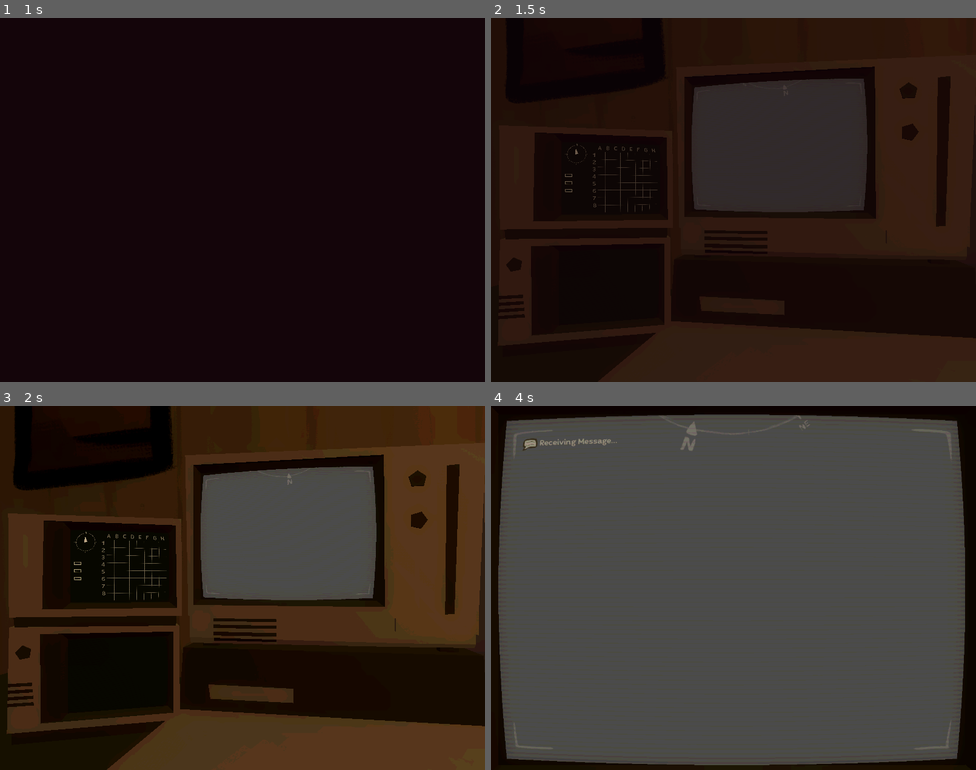
Above: before the commit, frames 1-4 (two rows, left to right).
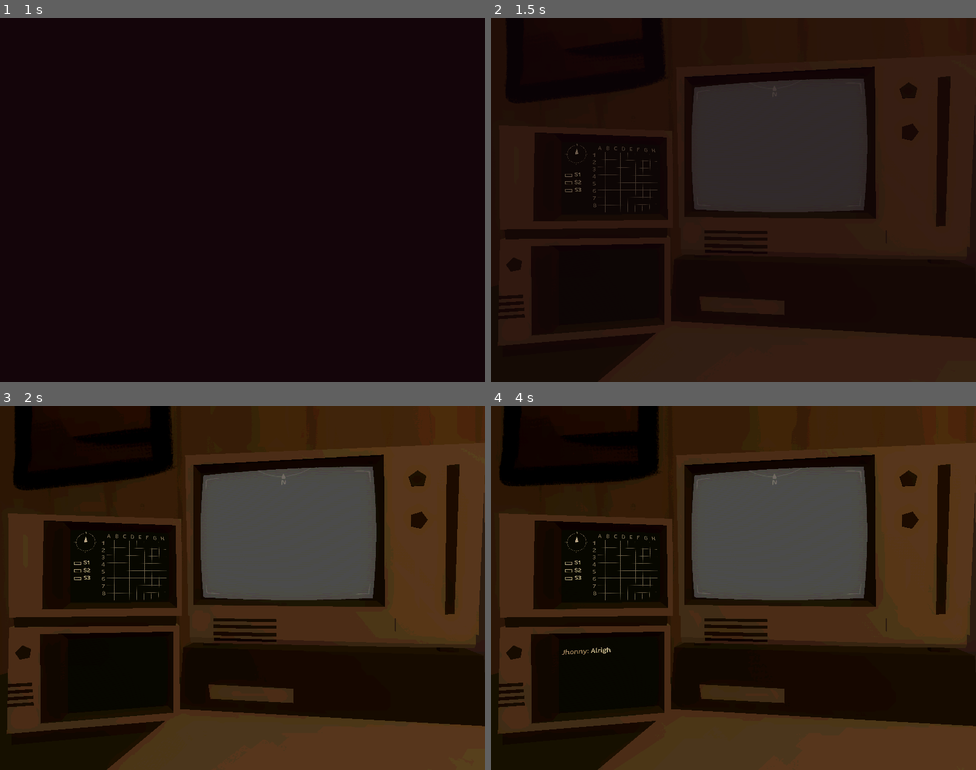
Above: after the commit, the same moments.

Repository: AlexSabetti/danglingpointersfinalproject
Game: Godot game, scene res://scenes/Levels/main_level.tscn
The game is run twice, just before and just after one commit, with the same random seed, the same clock (stepped at 60 frames per second) and the same inputs.
Inputs (mouse positions are in pixels of both pictures, inside the frame that each line leads up to):
- Up to frame 1 (1 s): tap Enter (enter_key) at 0.5, 0.6 s; move the mouse to (349, 181) at 0.52 s; hold D (rotate_right) from 0.53 s (still down); click (349, 181) at 0.67 s
- Up to frame 2 (1.5 s): move the mouse to (636, 218) at 1.27 s; release D (rotate_right) at 1.28 s; hold S (lean_back) from 1.28 s (still down); tap Mouse wheel down (scroll_down) at 1.35 s
- Up to frame 3 (2 s): keep holding S (lean_back)
- Up to frame 4 (4 s): tap Space (toggle_light) at 2, 2.85 s; move the mouse to (782, 507) at 2.02 s; release S (lean_back) at 2.03 s; hold D (rotate_right) 2.03-2.78 s; tap Mouse wheel up (scroll_up) at 2.1 s; move the mouse to (709, 660) at 2.77 s; hold W (lean_forward) 2.78-3.53 s; click (709, 660) at 2.92 s; move the mouse to (879, 642) at 3.52 s; hold A (rotate_left) from 3.53 s (still down); tap Enter (enter_key) at 3.6 s

Frame 1 is identical in both runs. In frame 2, less than 0.1% of the frame differs, in the area x 17-19%, y 36-48%; in frame 3, less than 0.1%; in frame 4, 83%, in the area x 0-100%, y 0-100%.
Error before the commit: Invalid access to property or key 'node_id' on a base object of type 'Nil'. (res://scripts/GameController.gd:244)
Error after the commit: Parse Error: Too few arguments for "updateSamplesStatus()" call. Expected at least 2 but received 0. (res://scripts/GameController.gd:275)

Commit message:
small changes

Diff:
--- a/resources/Shaders/VS_CRTFilter.tres
+++ b/resources/Shaders/VS_CRTFilter.tres
@@ -138,7 +138,7 @@
 render_mode blend_mix;
 
 uniform float ScanLine_Intensity = 0.02500000037253;
-uniform float Curvature = 5.0;
+uniform float Curvature = 5;
 uniform sampler2D screen_tex_frg_3 : hint_screen_texture;
 uniform vec4 BackColor : source_color = vec4(0.044862, 0.020364, 0.007147, 1.000000);
 
--- a/resources/Shaders/VS_Dissolve3D.tres
+++ b/resources/Shaders/VS_Dissolve3D.tres
@@ -113,7 +113,6 @@
 operator = 2
 
 [sub_resource type="VisualShaderNodeColorFunc" id="VisualShaderNodeColorFunc_adaio"]
-function = 5
 
 [sub_resource type="VisualShaderNodeFloatOp" id="VisualShaderNodeFloatOp_adaio"]
 default_input_values = [0, 0.0, 1, 0.01]
@@ -211,10 +210,10 @@
 
 uniform sampler2D Texture;
 uniform float Dissolve_Height = 0.25;
-uniform float Noise_scale = 1.0;
+uniform float Noise_scale = 1;
 uniform vec3 Speed_1 = vec3(0.013000, -0.040000, 0.010000);
 uniform float WorldPosScaler = 0.10000000149012;
-uniform float Frequency = 1.0;
+uniform float Frequency = 1;
 uniform sampler3D Noise3D;
 uniform vec3 Speed_2 = vec3(-0.005000, -0.020000, 0.020000);
 uniform float Edge_Thickness = 0.05000000074506;
@@ -272,7 +271,9 @@
 // ColorFunc:69
 	{
 		vec3 c = n_out62p0;
-		n_out69p0 = mix(pow((c.rgb + vec3(0.055)) * (1.0 / (1.0 + 0.055)), vec3(2.4)), c.rgb * (1.0 / 12.92), lessThan(c.rgb, vec3(0.04045)));
+		float max1 = max(c.r, c.g);
+		float max2 = max(max1, c.b);
+		n_out69p0 = vec3(max2, max2, max2);
 	}
 
 
--- a/resources/Shaders/VS_Foliage3D.tres
+++ b/resources/Shaders/VS_Foliage3D.tres
@@ -286,7 +286,7 @@
 uniform float DistortionAmount = 0.00300000002608;
 uniform sampler2D Texture : source_color;
 uniform sampler2D EmissionTexture : source_color;
-uniform float EmissionAmount = 0.0;
+uniform float EmissionAmount = 0;
 
 
 
--- a/resources/Shaders/VS_Posterization.tres
+++ b/resources/Shaders/VS_Posterization.tres
@@ -58,7 +58,7 @@
 render_mode blend_mix;
 
 uniform sampler2D screen_tex_frg_17 : hint_screen_texture;
-uniform float NumberOfColors = 24.0;
+uniform float NumberOfColors = 24;
 
 
 
--- a/resources/Shaders/VS_UnderWater.tres
+++ b/resources/Shaders/VS_UnderWater.tres
@@ -135,7 +135,7 @@
 render_mode blend_mix;
 
 uniform vec2 Speed = vec2(0.025000, 0.010000);
-uniform float Frequency = 0.0;
+uniform float Frequency = 0;
 uniform sampler2D Noise : repeat_enable;
 uniform vec2 Speed2 = vec2(-0.015000, -0.005000);
 uniform float Strength = 0.75;
--- a/scenes/UI/ui_map_display.tscn
+++ b/scenes/UI/ui_map_display.tscn
@@ -611,7 +611,6 @@
 fit_content = true
 
 [node name="SamplePosLabel1" type="RichTextLabel" parent="Status"]
-visible = false
 layout_mode = 1
 anchors_preset = 15
 anchor_right = 1.0
@@ -646,7 +645,6 @@
 fit_content = true
 
 [node name="SamplePosLabel2" type="RichTextLabel" parent="Status"]
-visible = false
 layout_mode = 1
 anchors_preset = 15
 anchor_right = 1.0
@@ -681,7 +679,6 @@
 fit_content = true
 
 [node name="SamplePosLabel3" type="RichTextLabel" parent="Status"]
-visible = false
 layout_mode = 1
 anchors_preset = 15
 anchor_right = 1.0
--- a/scripts/MapManager.gd
+++ b/scripts/MapManager.gd
@@ -170,7 +170,7 @@
 					node.rotate_by = 180
 
 				var rand = rng.randi_range(0, corners.size() - 1)
-				if corners.has(room4_a1):
+				if corners.has(room4_a1) and sample_count < 3:
 					node.scene_path = room4_a1
 					node.node_id = 2
 					sample_count += 1
@@ -191,7 +191,7 @@
 				node.rotate_by = -90
 
 			var rand = rng.randi_range(0, t_shaped.size() - 1)
-			if t_shaped.has(room3_a1):
+			if t_shaped.has(room3_a1) and sample_count < 3:
 				node.scene_path = room3_a1
 				node.node_id = 3
 				sample_count += 1
@@ -204,7 +204,7 @@
 		elif num_openings == 4:
 			var rand = rng.randi_range(0, crosses.size() - 1)
 
-			if crosses.has(room9_a1):
+			if crosses.has(room9_a1) and sample_count < 3:
 				node.scene_path = room9_a1
 				node.node_id = 4
 				sample_count += 1
@@ -216,7 +216,7 @@
 				node.node_id = 5
 				sample_locs.append(Vector2(node.global_position.x, node.global_position.z))
 				crosses.remove_at(crosses.find(room13_a1))
-			elif crosses.has(room12_a1):
+			elif crosses.has(room12_a1) and sample_count < 3:
 				node.scene_path = room12_a1
 				node.special = true
 				node.node_id = 6
--- a/scripts/ui_map_display.gd
+++ b/scripts/ui_map_display.gd
@@ -46,6 +46,7 @@
 	#setDroneIconPos(Vector2(1,2))
 	signal_manager.connect("icon_loc_change", updateMapPos)
 	signal_manager.connect("end_game", setRandomMapPos)
+	signal_manager.connect("set_samples", updateSamplesStatus)
 	#print(str(gridMap))
 
 	prepare_map()
@@ -120,12 +121,17 @@
 	DroneIcon.position = Vector2(((coords.x) * 100), ((coords.y) * 100) - 28)
 	#print(dronePosition)
 
-func updateSamplesStatus() -> void:
+func updateSamplesStatus(_sample_count, sample_locs) -> void:
 	# this is kinda messy, but it works lol
 	if Global.gameControllerRef.samples_collected <= 0:
 		sampleStatusLabel1.text = "▭"
 		sampleStatusLabel2.text = "▭"
 		sampleStatusLabel3.text = "▭"
+		sampleSPosLabel1.text = sample_locs[0]
+		sampleSPosLabel2.text = sample_locs[1]
+		sampleSPosLabel3.text = sample_locs[2]
+
+		samplepos3 = sample_locs[2]
 	else: if Global.gameControllerRef.samples_collected == 1:
 		sampleStatusLabel1.text = "▬"
 	else: if Global.gameControllerRef.samples_collected == 2:
@@ -133,6 +139,7 @@
 	else: if Global.gameControllerRef.samples_collected >= 3:
 		sampleStatusLabel3.text = "▬"
 
+
 # sets a random position on the map
 func setRandomMapPos():
 	is_endgame = true
Not shown, changed: resources/Fonts/MonospaceTypewriter.ttf.import
Not shown, changed: resources/Fonts/Quenda-Medium.otf.import
Not shown, changed: resources/Fonts/SVBasicManual-Bold.ttf.import
Not shown, changed: resources/Fonts/SVBasicManual.ttf.import
Not shown: 1 places in scenes/UI/ui_map_display.tscn that only renumber resources
